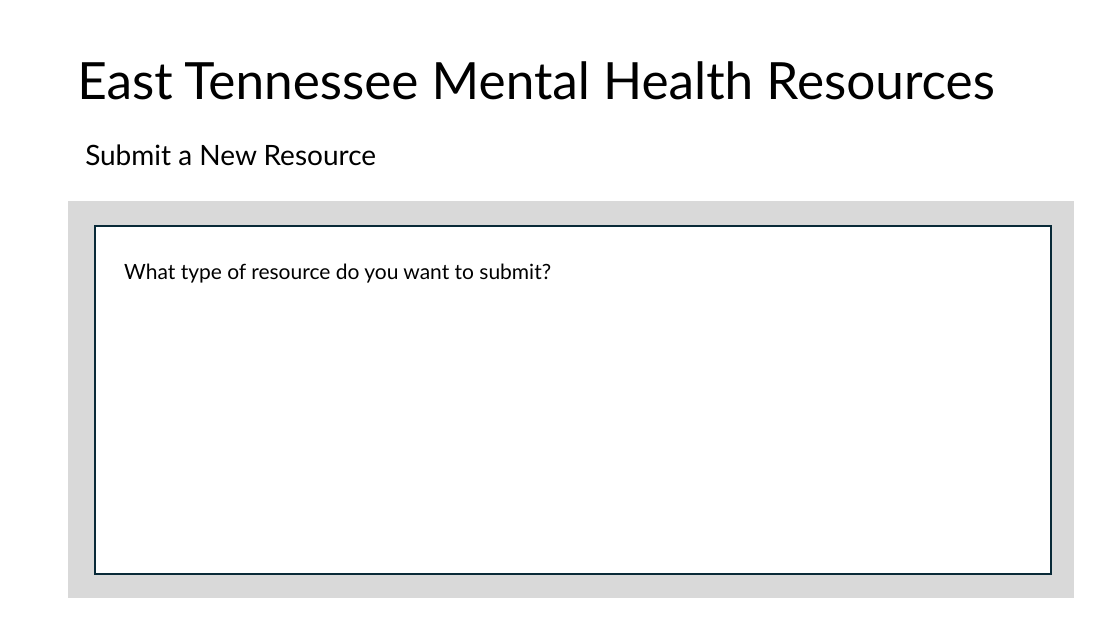
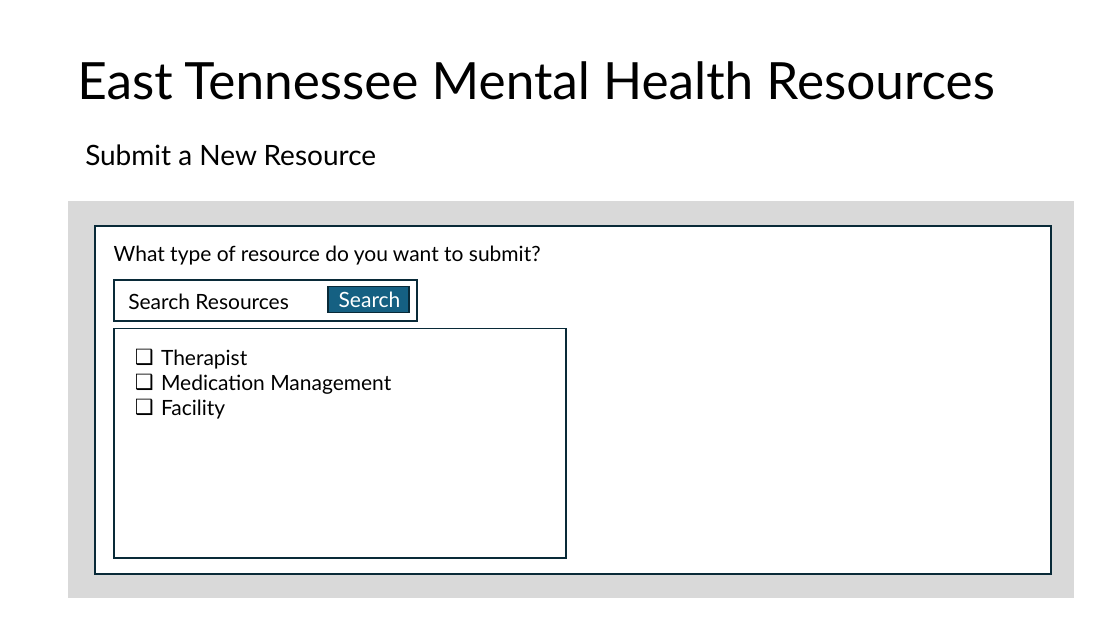
Before and after one commit to ReislerJ/East_TN_MH_Resources, a slide deck: slide 5 of Mock Slides.pptx. Drawn at 1120x630 pixels with LibreOffice and Linux fonts; fonts in the diff are those of the drawing; background and template pictures are left out. Boxes give left, top, right and bottom in pixels: in the first picture for what was removed or moved away, otherwise in the second. Text is boxed around its words. In the diff, an @@ line names an element or a change of style, - is before the commit and + after.

```diff
--- a/Mock Slides.pptx
+++ b/Mock Slides.pptx
@@ text "What type of resource do ...": place and size @@
-text "What type of resource do ..." at [124, 263, 551, 283]
+text "What type of resource do ..." at [114, 245, 541, 265]
@@ rectangle added at [114, 280, 418, 321], fill #FFFFFF, outline #092A39 1.5 pt @@
@@ rectangle added at [120, 284, 309, 318], fill #FFFFFF, 18 pt, text #000000 @@
+Search Resources
@@ rectangle added at [329, 287, 410, 313], fill #156082, outline #092A39 1.5 pt @@
@@ text added at [339, 291, 401, 307], 18 pt, text #FFFFFF @@
+Search
@@ rectangle added at [114, 329, 566, 558], fill #FFFFFF, outline #092A39 1.5 pt @@
@@ text added at [161, 349, 391, 419], 18 pt, text #000000 @@
+❑ Therapist
+❑ Medication Management
+❑ Facility
@@ text added at [220, 349, 282, 358], 18 pt, text #FFFFFF @@
+Search
```
Also in this commit, not shown: 4 other slides changed.
